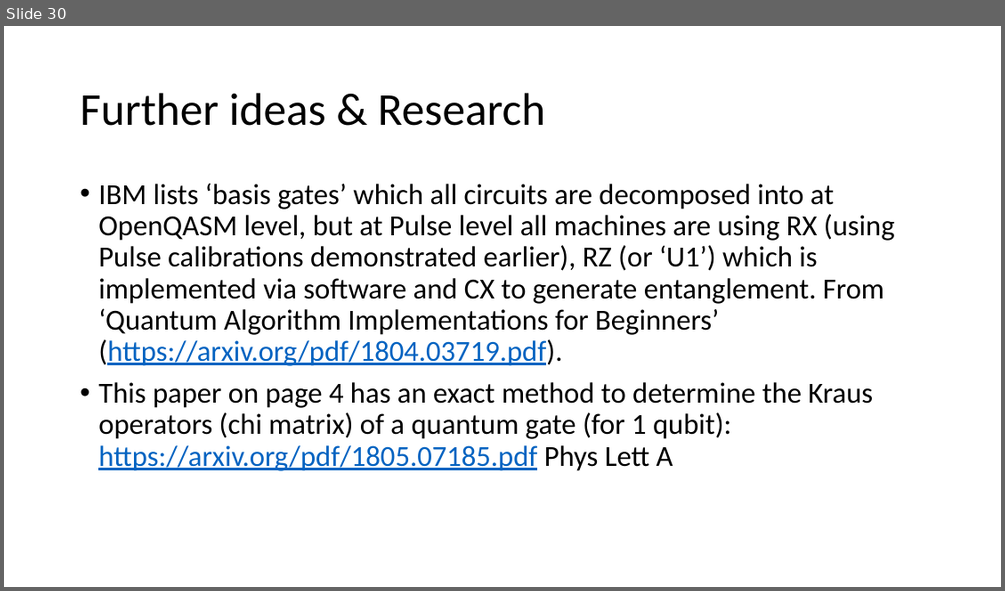
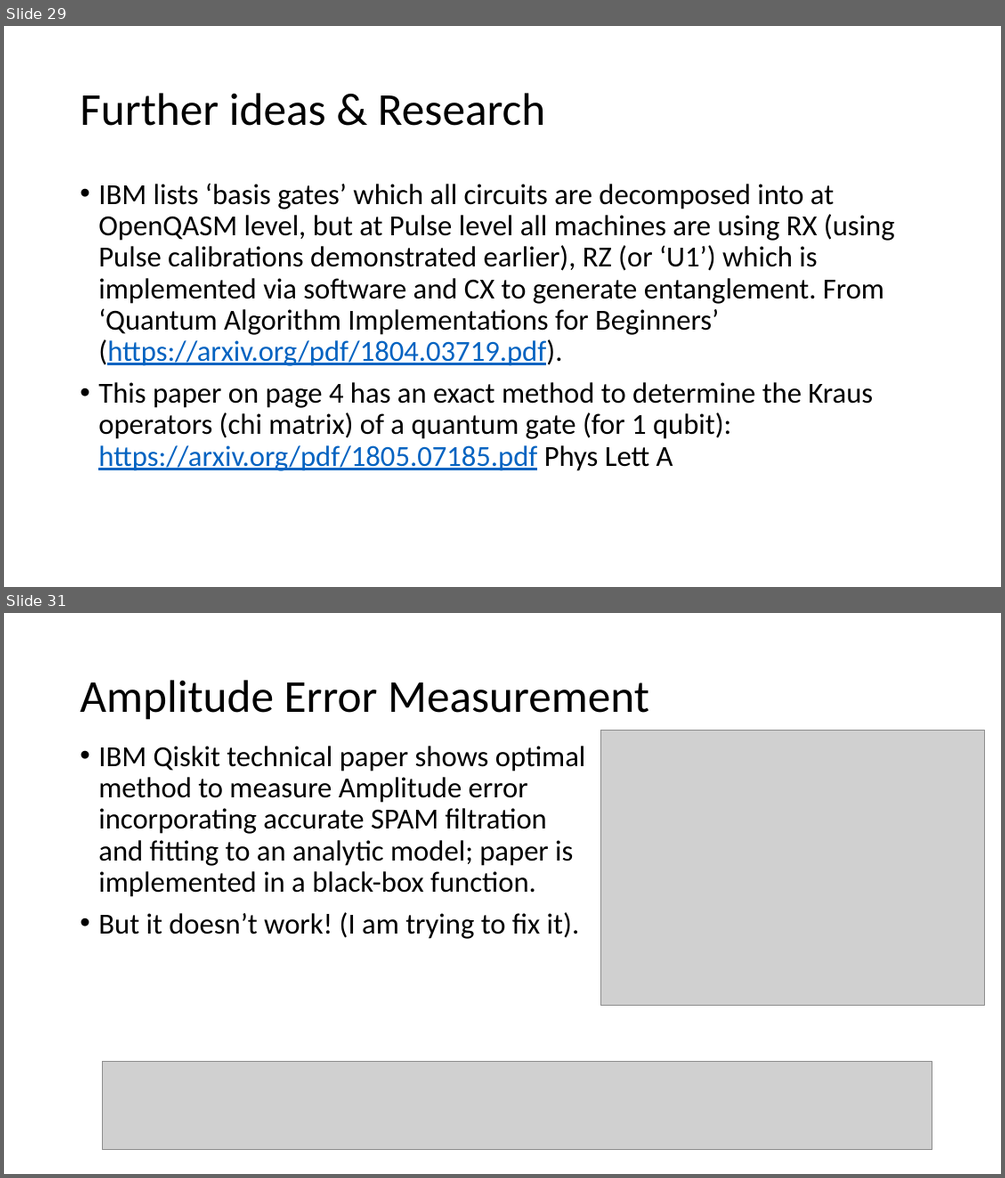
Before and after one commit to a-kapila/quantum-error, a slide deck: Annanay Project Summary.pptx. Shown one above the other, each under a label of ours: slide 30 before the commit, slides 29 and 31 after it; the slides between them are not shown. The pictures are 1005x591 and 1005x1178 pixels, drawn with LibreOffice and Linux fonts; fonts in the diff are those of the drawing; grey boxes stand for pictures. Boxes give left, top, right and bottom in pixels: in the first picture for what was removed or moved away, otherwise in the second. Text is boxed around its words. In the diff, an @@ line names an element or a change of style, - is before the commit and + after.

```diff
--- a/Annanay Project Summary.pptx
+++ b/Annanay Project Summary.pptx
@@ slide 31 added at box(4, 613, 1001, 1174), background #FFFFFF @@
@@ title added at box(80, 680, 649, 720), 44 pt, text #000000 @@
+Amplitude Error Measurement
@@ text added at box(98, 746, 586, 939), 28 pt, text #000000 @@
+• IBM Qiskit technical paper shows optimal method to measure Amplitude error incorporating accurate SPAM filtration and fitting to an analytic model; paper is implemented in a black-box function.
+• But it doesn’t work! (I am trying to fix it).
@@ picture added at box(601, 730, 985, 1005) @@
@@ picture added at box(103, 1061, 933, 1149) @@
@@ what was slide 30 is now slide 29 @@
```
Also in this commit, not shown: 1 slide changed, 2 other slides added, 12 other files.
